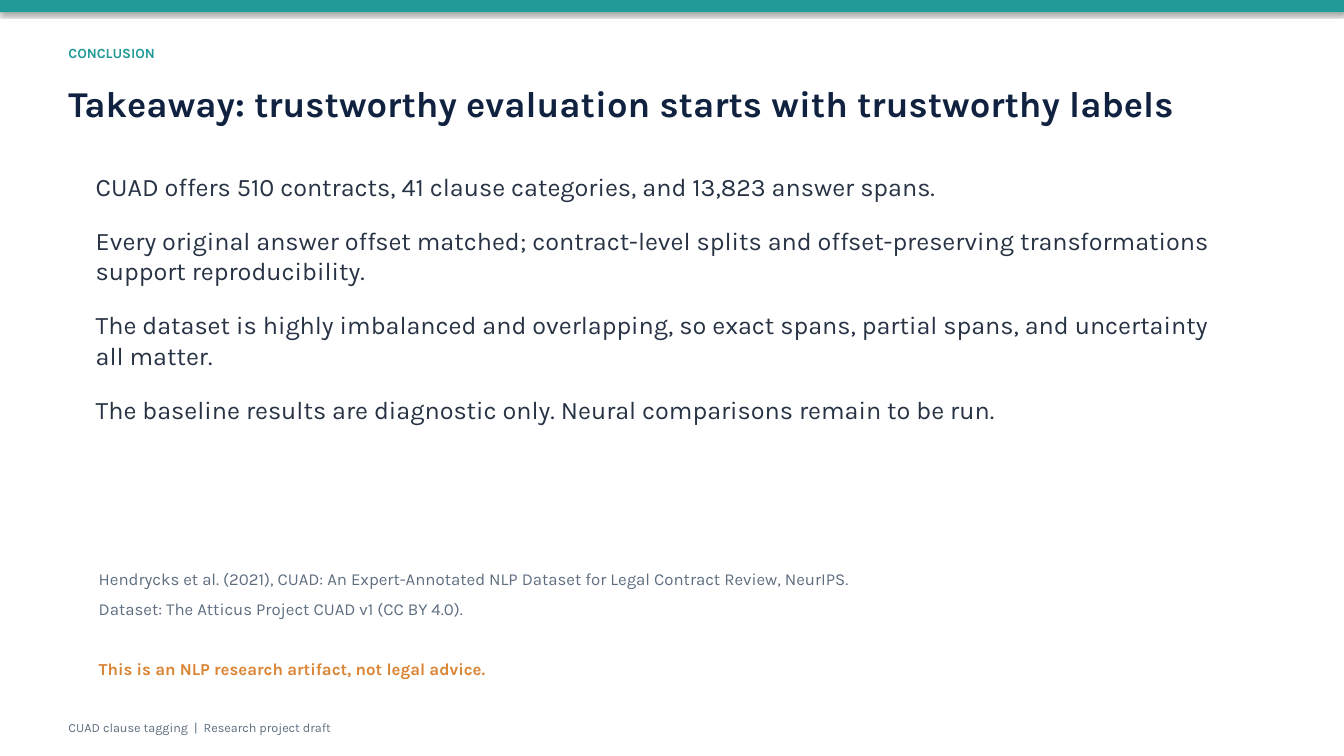
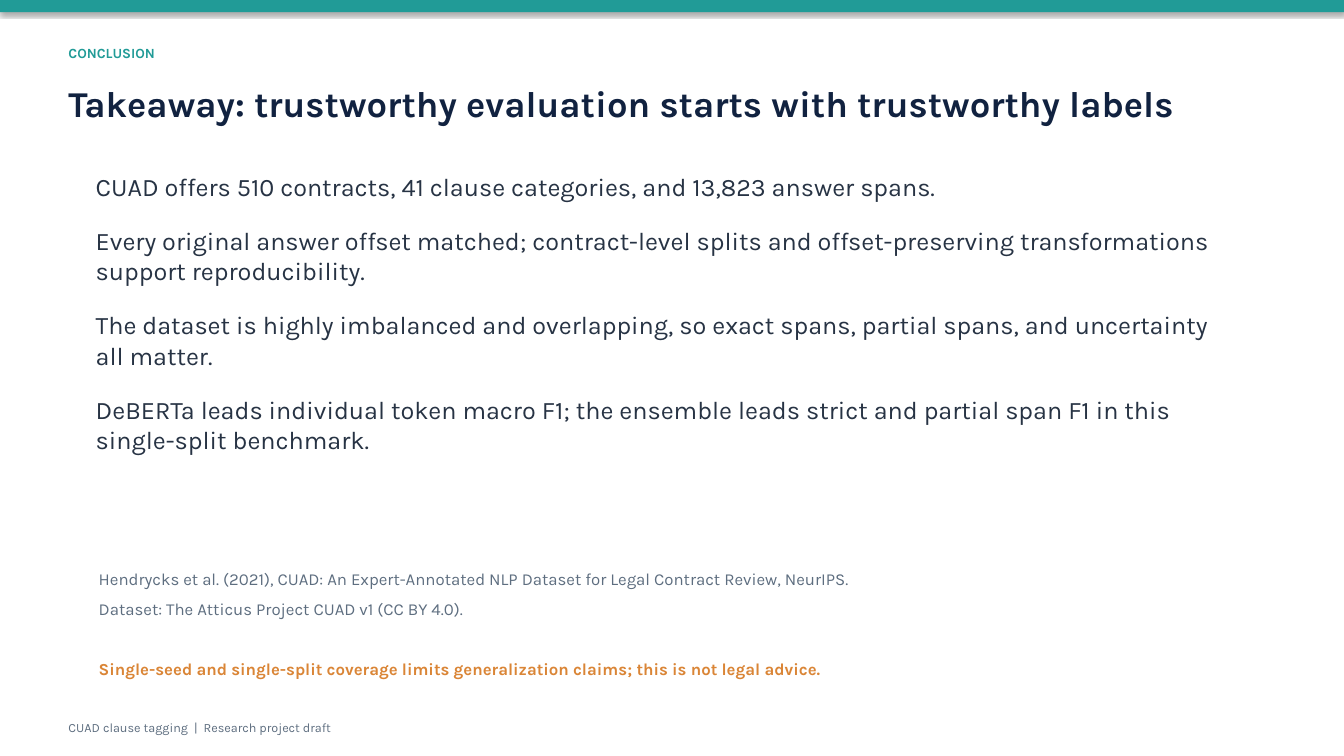
Before and after one commit to hmam-5/cuad-clause-tagging, a slide deck: slide 10 of results/CUAD_project_presentation.pptx. Drawn at 1344x756 pixels with LibreOffice and Linux fonts; fonts in the diff are those of the drawing. Boxes give left, top, right and bottom in pixels: in the first picture for what was removed or moved away, otherwise in the second. Text is boxed around its words. In the diff, an @@ line names an element or a change of style, - is before the commit and + after.

```diff
--- a/results/CUAD_project_presentation.pptx
+++ b/results/CUAD_project_presentation.pptx
@@ text at (96,401,1169,455): text changed @@
-The baseline results are diagnostic only. Neural comparisons remain to be run.
+DeBERTa leads individual token macro F1; the ensemble leads strict and partial span F1 in this single-split benchmark.
@@ text at (99,663,821,679): text changed @@
-This is an NLP research artifact, not legal advice.
+Single-seed and single-split coverage limits generalization claims; this is not legal advice.
```
Also in this commit, not shown: 3 other slides changed, 18 other files.
